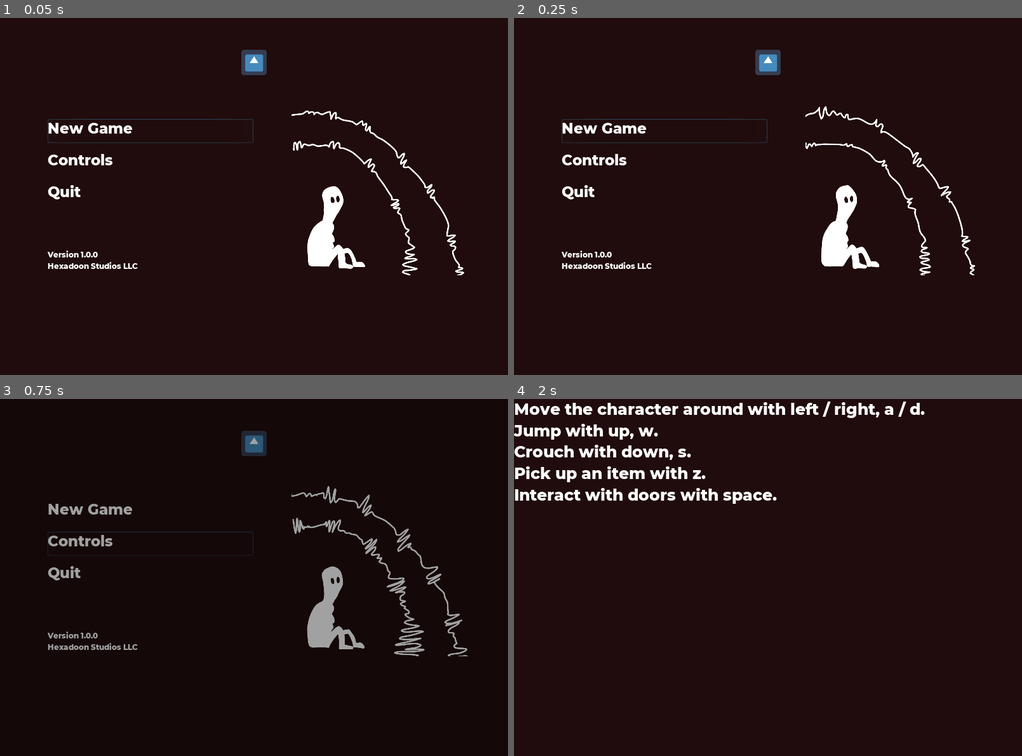
Above: before the commit, frames 1-4 (two rows, left to right).
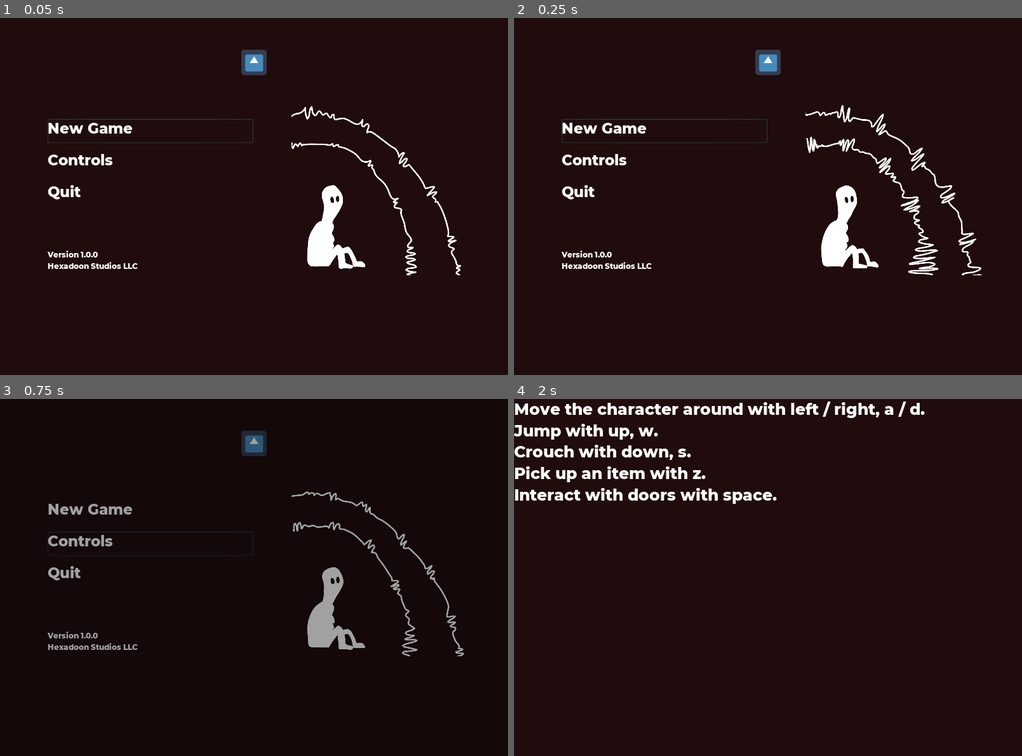
Above: after the commit, the same moments.

Repository: Hexadoon/phobia
Game: Godot game, scene res://title_screen/Title Screen.tscn
Same seed, same stepped clock (60 frames per second), same inputs: the game is played once before the commit and once after it. The engine's default icon, where the game draws it, is replaced by a stand-in: a white triangle on a blue panel in a dark square. Sound files missing from this copy of the repository are replaced by a short silence.
Inputs:
- Up to frame 1 (0.05 s): no input
- Up to frame 2 (0.25 s): no input
- Up to frame 3 (0.75 s): click "Controls" at 0.5 s
- Up to frame 4 (2 s): tap Enter (ui_accept) at 1.25, 1.52 s; hold Right (ui_right) from 1.28 s (still down)

The runs differ from the first frame. In frame 1, 1.0% of the frame differs, in the area x 57-92%, y 24-73%; in frame 2, 1.5%, in the area x 57-93%, y 24-73%; in frame 3, 1.4%; in frame 4, nothing differs.

Commit message:
music now comes from both sides

Diff:
--- a/title_screen/Title Screen.tscn
+++ b/title_screen/Title Screen.tscn
@@ -94,7 +94,7 @@
 position = Vector2( 529.34, 253.896 )
 scale = Vector2( 0.455484, 0.455484 )
 frames = SubResource( 1 )
-frame = 1
+frame = 2
 playing = true
 
 [node name="Version" type="Label" parent="Menu"]
@@ -111,6 +111,7 @@
 [node name="Background Music" type="Node" parent="."]
 
 [node name="AudioStreamPlayer2D" type="AudioStreamPlayer2D" parent="Background Music"]
+position = Vector2( 640, 512 )
 stream = ExtResource( 11 )
 volume_db = -12.5
 autoplay = true
